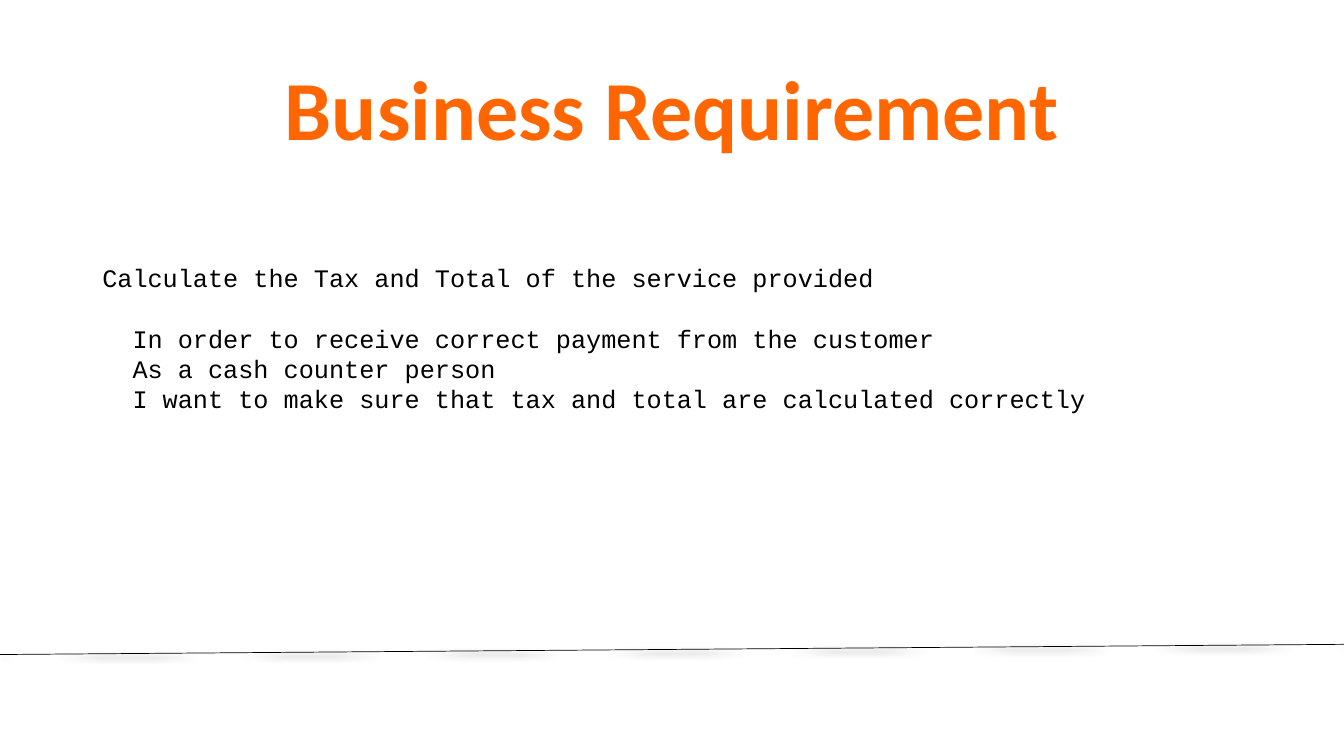
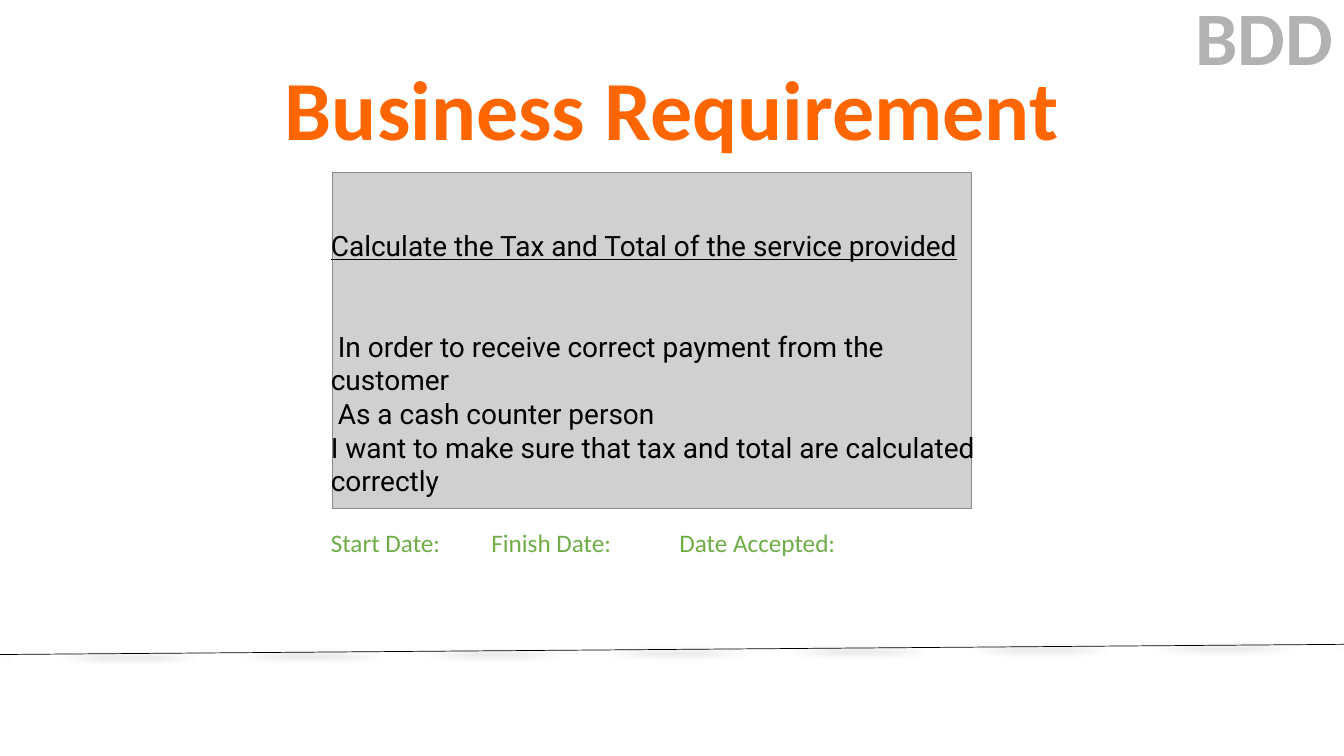
Before and after one commit to kirankoirala/bdd_in_a_nutshell, a slide deck: slide 3 of BDD.pptx. Drawn at 1344x756 pixels with LibreOffice and Linux fonts; fonts in the diff are those of the drawing; grey boxes stand for pictures; background and template pictures are left out. Boxes give left, top, right and bottom in pixels: in the first picture for what was removed or moved away, otherwise in the second. Text is boxed around its words. In the diff, an @@ line names an element or a change of style, - is before the commit and + after.

```diff
--- a/BDD.pptx
+++ b/BDD.pptx
@@ text added at box(1196, 16, 1334, 65), 54 pt, text #B2B2B2, bold @@
+BDD
@@ picture added at box(333, 172, 973, 508) @@
@@ text "Calculate the Tax and Total ...": place and size @@
-text "Calculate the Tax and Total ..." at box(102, 269, 1085, 414)
+text "Calculate the Tax and Total ..." at box(331, 230, 975, 556)
@@ text at box(331, 230, 975, 498): size 18 to 20 pt, font Courier New to Roboto in "Calculate the Tax and Total of the ...", "In order to receive correct payment from ..."; underline on in "Calculate the Tax and Total of the ..." @@
@@ text at box(331, 534, 835, 556): paragraph added @@
+Start Date: Finish Date: Date Accepted:
```
Also in this commit, not shown: 6 other slides changed, 1 slide added, 2 other files.
